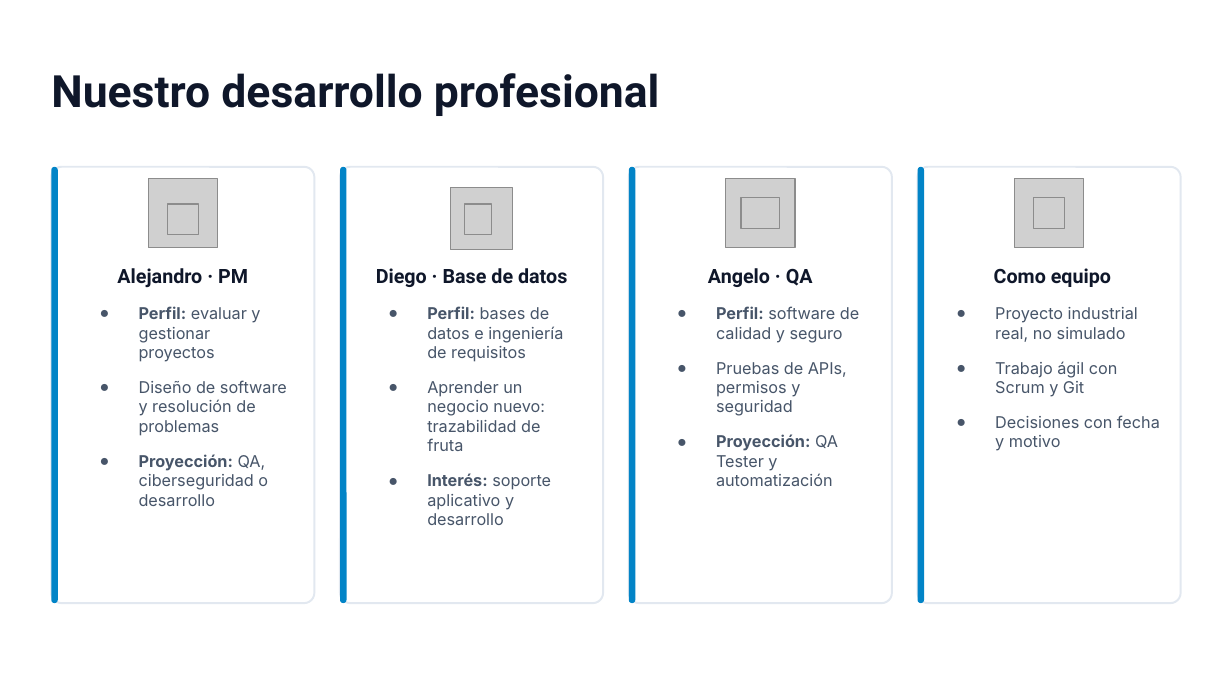
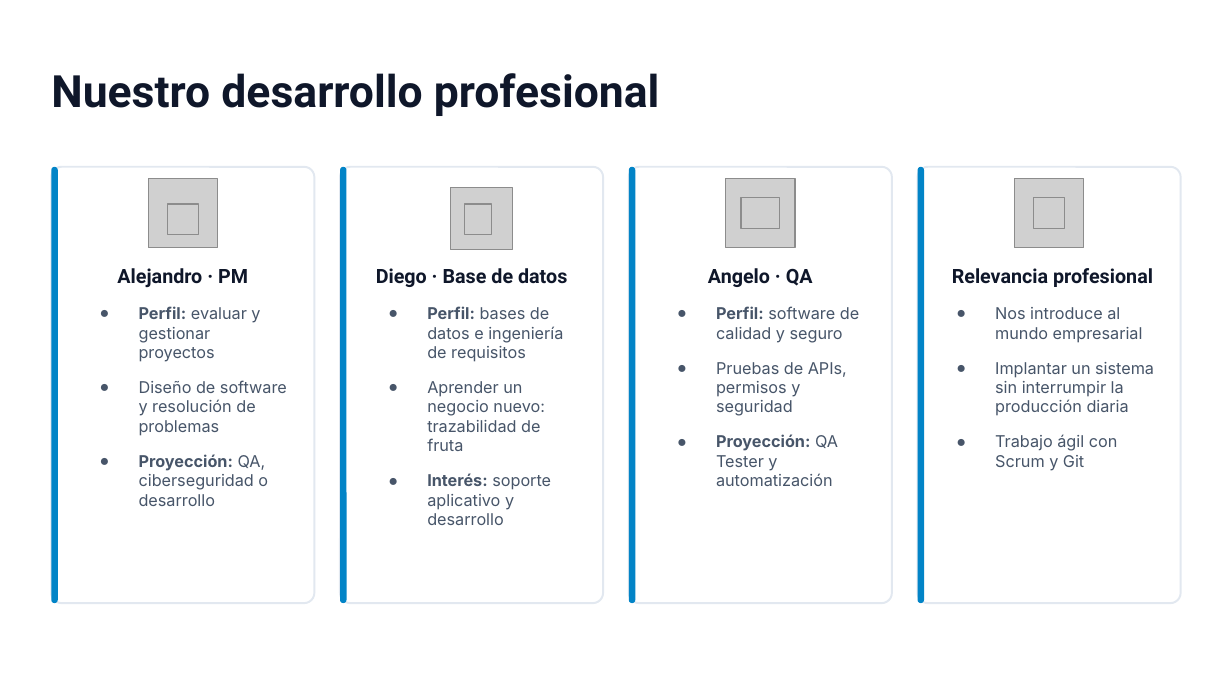
Before and after one commit to Alejandroduoc/A2D_SM, a slide deck: slide 5 of Fase 2/Evidencias Grupales/Presentacion Proyecto Fase 2.pptx. Drawn at 1232x693 pixels with LibreOffice and Linux fonts; fonts in the diff are those of the drawing; grey boxes stand for pictures. Boxes give left, top, right and bottom in pixels: in the first picture for what was removed or moved away, otherwise in the second. Text is boxed around its words. In the diff, an @@ line names an element or a change of style, - is before the commit and + after.

Commit message:
ppt

```diff
--- a/Fase 2/Evidencias Grupales/Presentacion Proyecto Fase 2.pptx
+++ b/Fase 2/Evidencias Grupales/Presentacion Proyecto Fase 2.pptx
@@ text at (952, 268, 1154, 416): text changed @@
-Como equipo
-● Proyecto industrial real, no simulado
+Relevancia profesional
+● Nos introduce al mundo empresarial
+● Implantar un sistema sin interrumpir la producción diaria
@@ text at (995, 415, 1160, 451): paragraph removed @@
-● Decisiones con fecha y motivo
```
